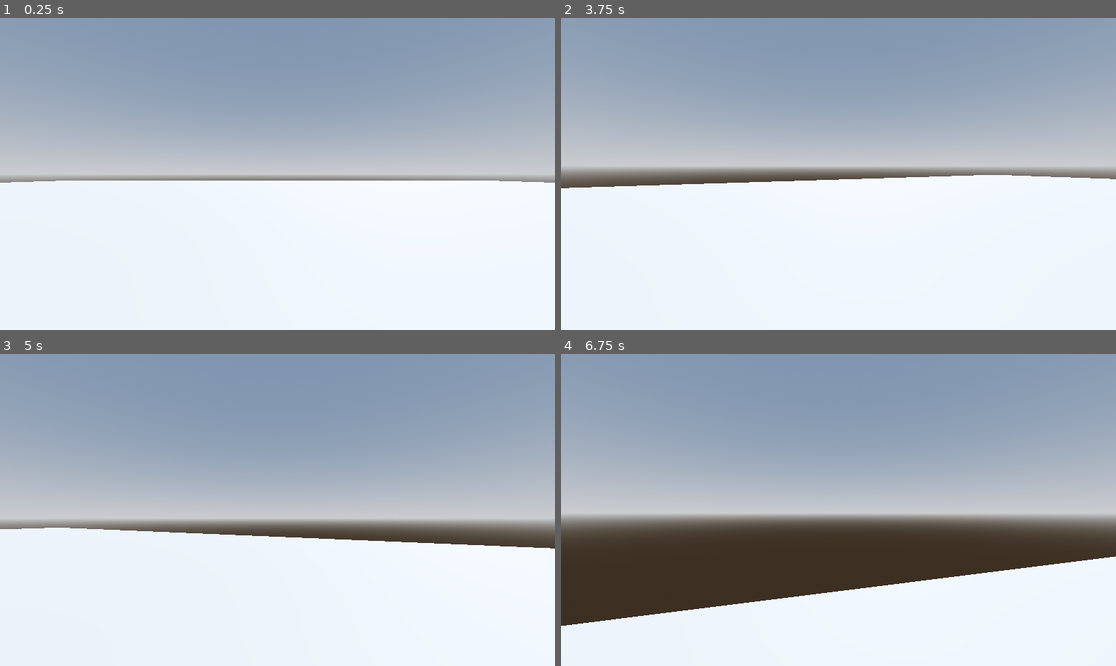
Above: before the commit, frames 1-4 (two rows, left to right).
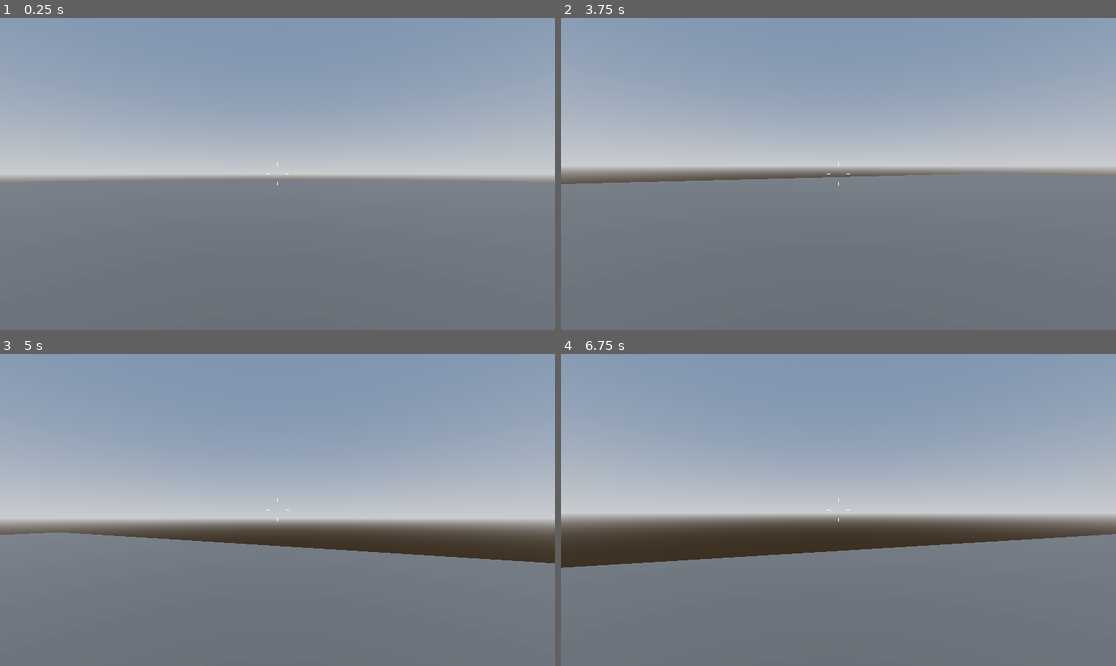
Above: after the commit, the same moments.

Repository: ivdobry/retro-fps
Game: Godot game, scene res://levels/sandbox.tscn
Same seed, same stepped clock (60 frames per second), same inputs: the game is played once before the commit and once after it.
Inputs (mouse positions are in pixels of both pictures, inside the frame that each line leads up to):
- Up to frame 1 (0.25 s): no input
- Up to frame 2 (3.75 s): tap Enter at 0.5 s; move the mouse to (866, 174) at 0.52 s; hold W (move_forward) from 0.53 s (still down); tap Space (jump) at 0.6, 0.77, 1.07, 1.35, 1.52, 1.82, 2.1, 2.85, 3.02, 3.32, 3.6 s; move the mouse to (810, 174) at 1.27 s; move the mouse to (849, 167) at 2.02 s; move the mouse to (832, 180) at 2.77 s; move the mouse to (877, 177) at 3.52 s
- Up to frame 3 (5 s): keep holding W (move_forward); tap Space (jump) at 3.77, 4.07, 4.35, 4.52, 4.82 s; move the mouse to (233, 506) at 4.27 s
- Up to frame 4 (6.75 s): move the mouse to (844, 510) at 5.02 s; tap Space (jump) at 5.1, 5.85, 6.02, 6.32, 6.6 s; move the mouse to (816, 503) at 5.77 s; release W (move_forward) at 5.78 s; hold D (move_right) 5.78-6.53 s; move the mouse to (866, 510) at 6.52 s; hold W (move_forward) from 6.53 s (still down)

The runs differ from the first frame. In frame 1, 48% of the frame differs, in the area x 0-100%, y 46-100%; in frame 2, 49%; in frame 3, 41%; in frame 4, 37%.

Commit message:
Smoother jump and add platforms.

Diff:
--- a/levels/sandbox.tscn
+++ b/levels/sandbox.tscn
@@ -15,6 +15,12 @@
 tonemap_mode = 2
 glow_enabled = true
 
+[sub_resource type="StandardMaterial3D" id="StandardMaterial3D_whpuv"]
+albedo_color = Color(0.19607843, 0.19607843, 0.19607843, 1)
+
+[sub_resource type="StandardMaterial3D" id="StandardMaterial3D_wfhpi"]
+albedo_color = Color(1, 0.47058824, 0.078431375, 1)
+
 [node name="SandBox" type="Node3D"]
 
 [node name="WorldEnvironment" type="WorldEnvironment" parent="."]
@@ -28,6 +34,30 @@
 transform = Transform3D(1, 0, 0, 0, 1, 0, 0, 0, 1, 0, -0.5, 0)
 use_collision = true
 size = Vector3(64, 1, 64)
+material = SubResource("StandardMaterial3D_whpuv")
 
 [node name="Player" parent="." instance=ExtResource("1_wfhpi")]
 transform = Transform3D(1, 0, 0, 0, 1, 0, 0, 0, 1, 0, 1, 0)
+
+[node name="Platform" type="CSGBox3D" parent="."]
+transform = Transform3D(1, 0, 0, 0, 1, 0, 0, 0, 1, 0, 0.5, 6.862)
+use_collision = true
+material = SubResource("StandardMaterial3D_wfhpi")
+
+[node name="Platform2" type="CSGBox3D" parent="."]
+transform = Transform3D(1, 0, 0, 0, 1, 0, 0, 0, 1, -2.7, 0.75, 6.862)
+use_collision = true
+size = Vector3(1, 1.5, 1)
+material = SubResource("StandardMaterial3D_wfhpi")
+
+[node name="Platform3" type="CSGBox3D" parent="."]
+transform = Transform3D(1, 0, 0, 0, 1, 0, 0, 0, 1, 0, 1, 7.862)
+use_collision = true
+size = Vector3(1, 2, 1)
+material = SubResource("StandardMaterial3D_wfhpi")
+
+[node name="Platform4" type="CSGBox3D" parent="."]
+transform = Transform3D(1, 0, 0, 0, 1, 0, 0, 0, 1, 1, 1.5, 7.362)
+use_collision = true
+size = Vector3(1, 3, 2)
+material = SubResource("StandardMaterial3D_wfhpi")
--- a/player/crosshair.gd
+++ b/player/crosshair.gd
@@ -1,11 +1,14 @@
 extends Control
 
+@export var dot: bool = false
 
-# Called when the node enters the scene tree for the first time.
-func _ready() -> void:
-	pass # Replace with function body.
+func _draw() -> void:
+	if dot:
+		draw_circle(Vector2.ZERO, 4, Color.DIM_GRAY)
+		draw_circle(Vector2.ZERO, 3, Color.WHITE)
 
+	draw_line(Vector2(16, 0), Vector2(24, 0), Color.WHITE, 2)
+	draw_line(Vector2(-16, 0), Vector2(-24, 0), Color.WHITE, 2)
 
-# Called every frame. 'delta' is the elapsed time since the previous frame.
-func _process(delta: float) -> void:
-	pass
+	draw_line(Vector2(0, 16), Vector2(0, 24), Color.WHITE, 2)
+	draw_line(Vector2(0, -16), Vector2(0, -24), Color.WHITE, 2)
--- a/player/player.gd
+++ b/player/player.gd
@@ -2,7 +2,9 @@
 
 
 const SPEED = 5.0
-const JUMP_VELOCITY = 4.5
+
+@export var jump_height := 1.0
+@export var fall_multiplayer := 2.5
 
 var mouse_motion := Vector2.ZERO
 
@@ -15,11 +17,14 @@
 	_handle_camera_rotation()
 	# Add the gravity.
 	if not is_on_floor():
-		velocity += get_gravity() * delta
+		if velocity.y >= 0:
+			velocity += get_gravity() * delta
+		else:
+			velocity.y += get_gravity().y * delta * fall_multiplayer
 
 	# Handle jump.
 	if Input.is_action_just_pressed("jump") and is_on_floor():
-		velocity.y = JUMP_VELOCITY
+		velocity.y = sqrt(jump_height * 2.0 * -get_gravity().y)
 
 	# Get the input direction and handle the movement/deceleration.
 	# As good practice, you should replace UI actions with custom gameplay actions.
--- a/player/player.tscn
+++ b/player/player.tscn
@@ -1,7 +1,8 @@
-[gd_scene load_steps=5 format=3 uid="uid://cyirl1tqlicjn"]
+[gd_scene load_steps=6 format=3 uid="uid://cyirl1tqlicjn"]
 
 [ext_resource type="Script" uid="uid://cklxiqwf716dg" path="res://player/player.gd" id="1_oul6g"]
 [ext_resource type="Script" uid="uid://bk0tse02hou14" path="res://player/smooth_camera.gd" id="2_rkbax"]
+[ext_resource type="Script" uid="uid://f04ftp82gt3e" path="res://player/crosshair.gd" id="3_g1dw6"]
 
 [sub_resource type="CapsuleMesh" id="CapsuleMesh_kqu6x"]
 
@@ -22,3 +23,14 @@
 transform = Transform3D(1, 0, 0, 0, 1, 0, 0, 0, 1, 0, 0.3, 0)
 top_level = true
 script = ExtResource("2_rkbax")
+
+[node name="CenterContainer" type="CenterContainer" parent="."]
+anchors_preset = 15
+anchor_right = 1.0
+anchor_bottom = 1.0
+grow_horizontal = 2
+grow_vertical = 2
+
+[node name="Crosshair" type="Control" parent="CenterContainer"]
+layout_mode = 2
+script = ExtResource("3_g1dw6")
Not shown: 1 places in levels/sandbox.tscn that only renumber resources
